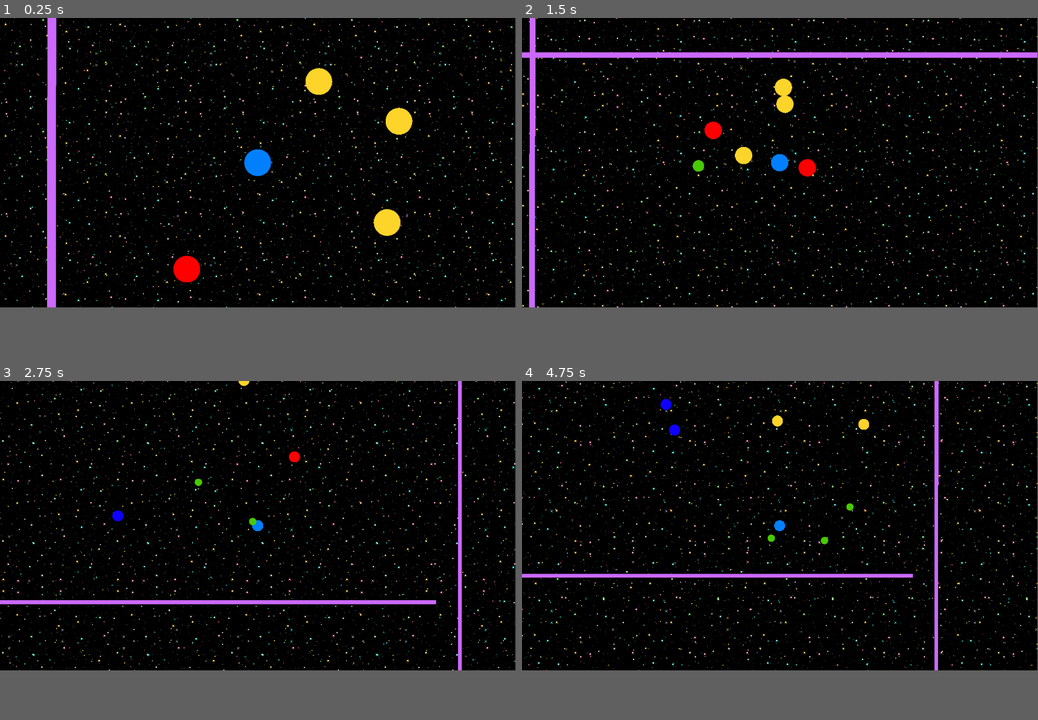
Above: before the commit, frames 1-4 (two rows, left to right).
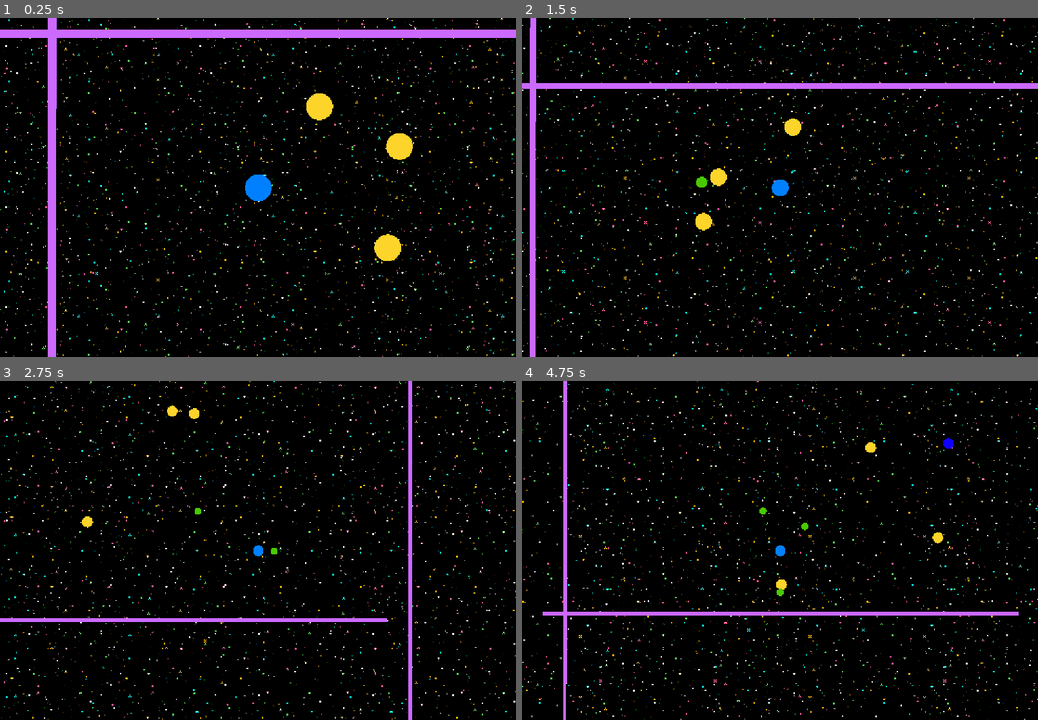
Above: after the commit, the same moments.

Repository: Neshri/godot-testing
Game: Godot game, scene res://main.tscn
Same seed, same stepped clock (60 frames per second), same inputs: the game is played once before the commit and once after it.
Inputs:
- Up to frame 1 (0.25 s): no input
- Up to frame 2 (1.5 s): tap Enter at 0.5 s; hold Right (ui_right) 0.53-1.28 s; tap E at 0.6 s; hold Down (ui_down) from 1.28 s (still down); tap Q at 1.35 s
- Up to frame 3 (2.75 s): release Down (ui_down) at 2.03 s; hold Right (ui_right) from 2.03 s (still down); tap E at 2.1 s
- Up to frame 4 (4.75 s): release Right (ui_right) at 2.78 s; hold Up (ui_up) 2.78-3.53 s; tap Q at 2.85, 4.35 s; hold Left (ui_left) from 3.53 s (still down); tap E at 3.6 s
The window is 799x449 before the commit and 800x526 after it. Grey fills any space a smaller window leaves; there, only what the larger window draws over its background counts as a difference.

The runs differ from the first frame. In frame 1, 10% of the frame differs, in the area x 0-100%, y 0-100%; in frame 2, 9.4%; in frame 3, 8.2%; in frame 4, 8.3%.

Commit message:
Spawner added

Diff:
--- a/celestial_body.gd
+++ b/celestial_body.gd
@@ -1,94 +1,67 @@
+# CelestialBody.gd (Complete Script)
 extends RigidBody2D
 
-signal died
+# --- MODIFIED SIGNAL ---
+# The signal now carries a reference to the node that emitted it.
+signal died(body)
 
-#==============================================================================
-# --- EXPORTED VARIABLES ---
-#==============================================================================
+# (All exports and constants are unchanged)
 @export_group("Physics")
 @export var gravity_enabled: bool = true
 @export var max_speed: float = 1200.0
-
 @export_group("Health & Damage")
 @export var health: float = 100.0
 @export var damage_threshold_mass_factor: float = 1.0
 @export var damage_coefficient: float = 0.05
-
-
-#==============================================================================
-# --- PRIVATE VARIABLES & CONSTANTS ---
-#==============================================================================
 const GRAVITATIONAL_CONSTANT = 10000.0
 var _actual_damage_threshold: float = 0.0
 
-
-#==============================================================================
-# --- BUILT-IN GODOT FUNCTIONS ---
-#==============================================================================
 func _ready():
 	add_to_group("celestial_bodies")
 	_actual_damage_threshold = mass * damage_threshold_mass_factor
 
-
 func _integrate_forces(state: PhysicsDirectBodyState2D):
+	# (This function is unchanged)
 	for i in range(state.get_contact_count()):
 		var collider = state.get_contact_collider_object(i)
-
 		if collider == null:
 			continue
-
 		var collider_velocity = state.get_contact_collider_velocity_at_position(i)
 		var contact_normal = state.get_contact_local_normal(i)
 		var relative_velocity = state.linear_velocity - collider_velocity
 		var impulse_magnitude = abs(relative_velocity.dot(contact_normal))
-
 		if impulse_magnitude > _actual_damage_threshold:
 			var damage = (impulse_magnitude - _actual_damage_threshold) * damage_coefficient
-
-			if collider.has_method("take_damage"):
-				# --- DIAGNOSTIC PRINT #1 ---
-				# This line has been added to see the damage being sent.
-				print("%s is dealing %.2f damage to %s" % [self.name, damage, collider.name])
-
-				collider.take_damage(damage)
-
+			var target_body = collider
+			if not target_body.has_method("take_damage"):
+				target_body = collider.get_parent()
+			if target_body != null and target_body.has_method("take_damage"):
+				target_body.take_damage(damage)
 
 func _physics_process(delta):
+	# (This function is unchanged)
 	if gravity_enabled:
 		var bodies = get_tree().get_nodes_in_group("celestial_bodies")
 		for body in bodies:
 			if body == self or not body is RigidBody2D or not is_instance_valid(body):
 				continue
-
 			var distance_vec = body.global_position - self.global_position
 			var distance = distance_vec.length()
-
 			if distance == 0:
 				continue
-
 			var force_magnitude = (GRAVITATIONAL_CONSTANT * self.mass * body.mass) / (distance * distance)
 			var force_vector = distance_vec.normalized() * force_magnitude
-
 			apply_central_force(force_vector)
-
 	if linear_velocity.length() > max_speed:
 		linear_velocity = linear_velocity.limit_length(max_speed)
 
-
-#==============================================================================
-# --- DAMAGE & HEALTH FUNCTIONS ---
-#==============================================================================
 func take_damage(amount: float):
-	# --- DIAGNOSTIC PRINT #2 ---
-	# This line has been added to confirm the function is being entered.
-	print("%s is receiving %.2f damage. %s Health remaining." % [self.name, amount, health-amount])
-
 	if health <= 0:
 		return
-
 	health -= amount
-
 	if health <= 0:
 		health = 0
-		died.emit()
+		# --- MODIFIED EMIT ---
+		# We now pass 'self' as an argument when emitting the signal.
+		died.emit(self)
 		queue_free()
--- a/main.tscn
+++ b/main.tscn
@@ -4,7 +4,7 @@
 [ext_resource type="PackedScene" uid="uid://7stbb8vwkrg6" path="res://celestial_body.tscn" id="2_h2yge"]
 [ext_resource type="PackedScene" uid="uid://cx60suvwh8qnp" path="res://parallax_background.tscn" id="3_h2yge"]
 [ext_resource type="PackedScene" uid="uid://c16ymda0voas2" path="res://static_wall.tscn" id="4_1bvp3"]
-[ext_resource type="PackedScene" uid="uid://cqurmahm50fml" path="res://seeker_enemy.tscn" id="5_lquwl"]
+[ext_resource type="PackedScene" uid="uid://gwk0doh78ncu" path="res://seeker_spawner.tscn" id="5_lquwl"]
 
 [node name="Main" type="Node2D"]
 
@@ -47,11 +47,8 @@
 position = Vector2(2200, -584)
 rotation = 1.5713
 
-[node name="SeekerEnemy" parent="." instance=ExtResource("5_lquwl")]
-position = Vector2(-167, 252)
+[node name="SeekerSpawner" parent="." instance=ExtResource("5_lquwl")]
+position = Vector2(1499, 852)
 
-[node name="SeekerEnemy2" parent="." instance=ExtResource("5_lquwl")]
-position = Vector2(265, 816)
-
-[node name="SeekerEnemy3" parent="." instance=ExtResource("5_lquwl")]
-position = Vector2(662, 66)
+[node name="SeekerSpawner2" parent="." instance=ExtResource("5_lquwl")]
+position = Vector2(1440, 621)
--- a/project.godot
+++ b/project.godot
@@ -14,6 +14,11 @@
 run/main_scene="uid://cjow6644f4t7s"
 config/features=PackedStringArray("4.4", "GL Compatibility")
 config/icon="res://icon.svg"
+
+[display]
+
+window/size/viewport_height=758
+window/stretch/mode="canvas_items"
 
 [layer_names]
 
--- a/seeker_enemy.gd
+++ b/seeker_enemy.gd
@@ -1,13 +1,20 @@
-# SeekerController.gd (Corrected with Death Handling)
+# SeekerController.gd (Complete Script with Corrected Signal)
 extends Node2D
 
+# The signal now passes a reference to the controller itself.
+signal died(controller)
+
+# (All exports, enums, and state variables are unchanged)
+enum State { IDLE, SEEKING, RETURNING }
+@export_group("AI Settings")
 @export var thrust_force: float = 50000.0
+@export var return_distance: float = 400.0
+@export_group("Visuals")
 @export var idle_color: Color = Color("0f00ff")
 @export var seeking_color: Color = Color("ff0000")
-
+var current_state: State = State.IDLE
 var current_target: Node2D = null
-# --- NEW ---
-# This flag will prevent logic from running after the body is destroyed.
+var home_node: Node2D = null
 var _is_dead: bool = false
 
 @onready var detection_area = $CelestialBody/DetectionArea
@@ -15,45 +22,43 @@
 @onready var rigid_body = $CelestialBody
 
 func _ready():
-	# Robustness checks
-	if detection_area == null:
-		push_error("SeekerController ERROR: Child 'DetectionArea' not found.")
+	if detection_area == null or visuals_node == null or rigid_body == null:
+		push_error("SeekerController ERROR: One or more required child nodes not found.")
 		return
-	if visuals_node == null:
-		push_error("SeekerController ERROR: Child 'CelestialBody/Visuals' not found.")
-		return
-	if rigid_body == null:
-		push_error("SeekerController ERROR: Child 'CelestialBody' not found.")
-		return
-
-	# --- NEW: Connect to our own body's death signal ---
-	# This tells the controller to listen for the 'died' signal from its own CelestialBody.
-	# When that signal is received, it will call our new _on_celestial_body_died function.
 	rigid_body.died.connect(_on_celestial_body_died)
-
 	visuals_node.set_display_color(idle_color)
 
+func set_home_node(node: Node2D):
+	home_node = node
+
 func _physics_process(delta):
-	# --- NEW: Guard Clause ---
-	# If the body is dead, stop all processing immediately.
-	if _is_dead:
+	# (This function is unchanged)
+	if _is_dead or not is_instance_valid(home_node):
 		return
-
-	# --- 1. FIND THE TARGET ---
+	var current_home_position = home_node.global_position
 	var player_in_zone = find_player_in_zone()
-
-	# --- 2. UPDATE STATE BASED ON FINDINGS ---
-	if player_in_zone and not is_instance_valid(current_target):
+	var distance_to_home = rigid_body.global_position.distance_to(current_home_position)
+	if player_in_zone:
+		current_state = State.SEEKING
 		current_target = player_in_zone
-		visuals_node.set_display_color(seeking_color)
-	elif not player_in_zone and is_instance_valid(current_target):
+	elif distance_to_home > return_distance:
+		current_state = State.RETURNING
 		current_target = null
-		visuals_node.set_display_color(idle_color)
-
-	# --- 3. EXECUTE LOGIC ---
-	if is_instance_valid(current_target):
-		var direction_to_player = (current_target.global_position - rigid_body.global_position).normalized()
-		rigid_body.apply_central_force(direction_to_player * thrust_force)
+	else:
+		current_state = State.IDLE
+		current_target = null
+	match current_state:
+		State.SEEKING:
+			visuals_node.set_display_color(seeking_color)
+			if is_instance_valid(current_target):
+				var direction = (current_target.global_position - rigid_body.global_position).normalized()
+				rigid_body.apply_central_force(direction * thrust_force)
+		State.RETURNING:
+			visuals_node.set_display_color(idle_color)
+			var direction = (current_home_position - rigid_body.global_position).normalized()
+			rigid_body.apply_central_force(direction * thrust_force)
+		State.IDLE:
+			visuals_node.set_display_color(idle_color)
 
 func find_player_in_zone() -> Node2D:
 	var bodies = detection_area.get_overlapping_bodies()
@@ -62,10 +67,13 @@
 			return body
 	return null
 
-# --- NEW: This function handles the 'died' signal ---
-func _on_celestial_body_died():
-	# Set our flag to true to stop any further logic in _physics_process.
+# This function still receives the CelestialBody reference...
+func _on_celestial_body_died(body):
 	_is_dead = true
 
-	# The controller is now useless, so we should clean it up as well.
+	# --- THIS IS THE FIX ---
+	# ...but when we emit our own signal, we pass 'self' (the controller)
+	# instead of the body. This is what the Spawner is listening for.
+	died.emit(self)
+
 	queue_free()
--- /dev/null
+++ b/seeker_spawner.tscn
@@ -0,0 +1,17 @@
+[gd_scene load_steps=3 format=3 uid="uid://gwk0doh78ncu"]
+
+[ext_resource type="Script" uid="uid://br0ji5s7ptbu7" path="res://spawner.gd" id="1_656a2"]
+[ext_resource type="PackedScene" uid="uid://cqurmahm50fml" path="res://seeker_enemy.tscn" id="2_emrql"]
+
+[node name="SeekerSpawner" type="Node2D"]
+script = ExtResource("1_656a2")
+scene_to_spawn = ExtResource("2_emrql")
+max_enemies = 3
+
+[node name="SpawnTimer" type="Timer" parent="."]
+wait_time = 3.0
+autostart = true
+
+[node name="SpawnPosition" type="Marker2D" parent="."]
+
+[connection signal="timeout" from="SpawnTimer" to="." method="_on_spawn_timer_timeout"]
--- /dev/null
+++ b/spawner.gd
@@ -0,0 +1,58 @@
+# spawner.gd (Complete Script)
+extends Node2D
+
+@export_group("Spawner Settings")
+@export var scene_to_spawn: PackedScene
+@export var max_enemies: int = 5
+@export var spawn_interval: float = 3.0
+
+# --- NEW: Array to track our specific children ---
+var _spawned_enemies: Array = []
+
+@onready var spawn_timer = $SpawnTimer
+@onready var spawn_position = $SpawnPosition
+
+func _ready():
+	if not scene_to_spawn:
+		push_error("Spawner has no scene to spawn assigned!")
+		return
+	spawn_timer.wait_time = spawn_interval
+	spawn_timer.start()
+
+func _on_spawn_timer_timeout():
+	# Use the array's size for the current count. It's more reliable.
+	if _spawned_enemies.size() < max_enemies:
+		spawn_enemy()
+
+func spawn_enemy():
+	var new_enemy_instance = scene_to_spawn.instantiate()
+
+	# The SeekerController itself has the 'died' signal we want to connect to.
+	if new_enemy_instance.has_signal("died"):
+		# Connect to the SeekerController's died signal.
+		new_enemy_instance.died.connect(_on_enemy_died)
+	else:
+		push_error("Could not find a 'died' signal in the spawned scene's root.")
+		new_enemy_instance.queue_free()
+		return
+
+	# --- NEW: Add the new enemy to our tracking list ---
+	_spawned_enemies.append(new_enemy_instance)
+	# print("Enemy spawned. Current count: ", _spawned_enemies.size())
+
+	new_enemy_instance.global_position = spawn_position.global_position
+	if new_enemy_instance.has_method("set_home_node"):
+		new_enemy_instance.set_home_node(self)
+
+	get_tree().root.add_child(new_enemy_instance)
+
+# --- MODIFIED HANDLER ---
+# This function now receives the body that died.
+func _on_enemy_died(body_that_died):
+	print(body_that_died)
+	# Check if the enemy that died is one that we are tracking.
+	if _spawned_enemies.has(body_that_died):
+		# It's one of ours! Remove it from our list.
+		_spawned_enemies.erase(body_that_died)
+		print("Spawner confirmed its own child died. Current count: ", _spawned_enemies.size())
+	# If the enemy is not in our list, we simply do nothing.
